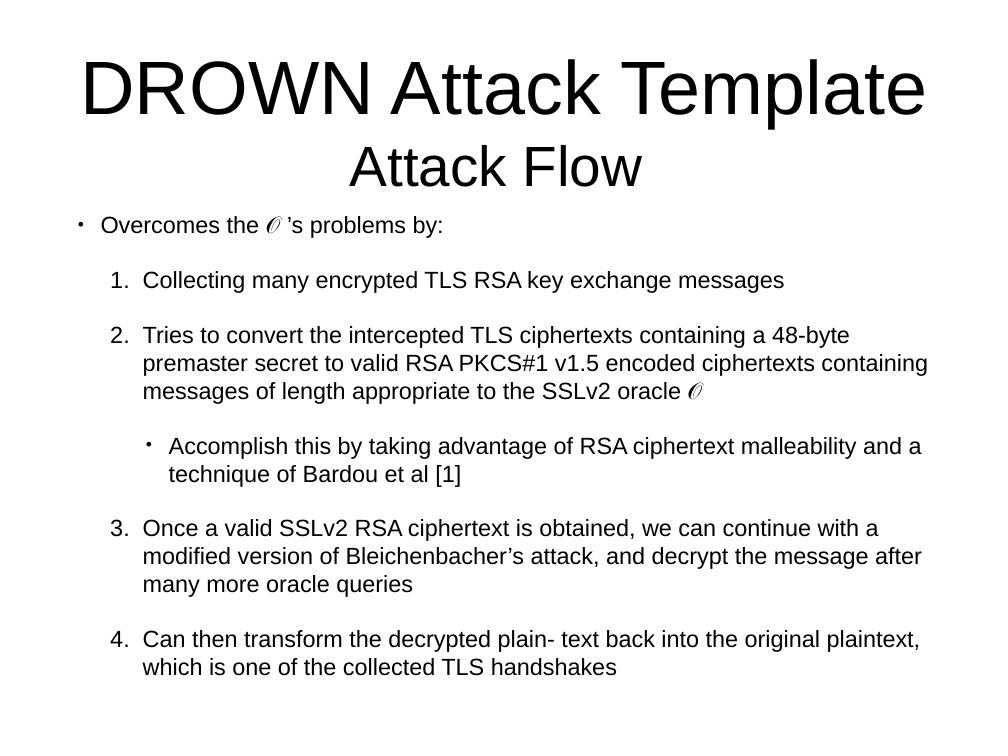
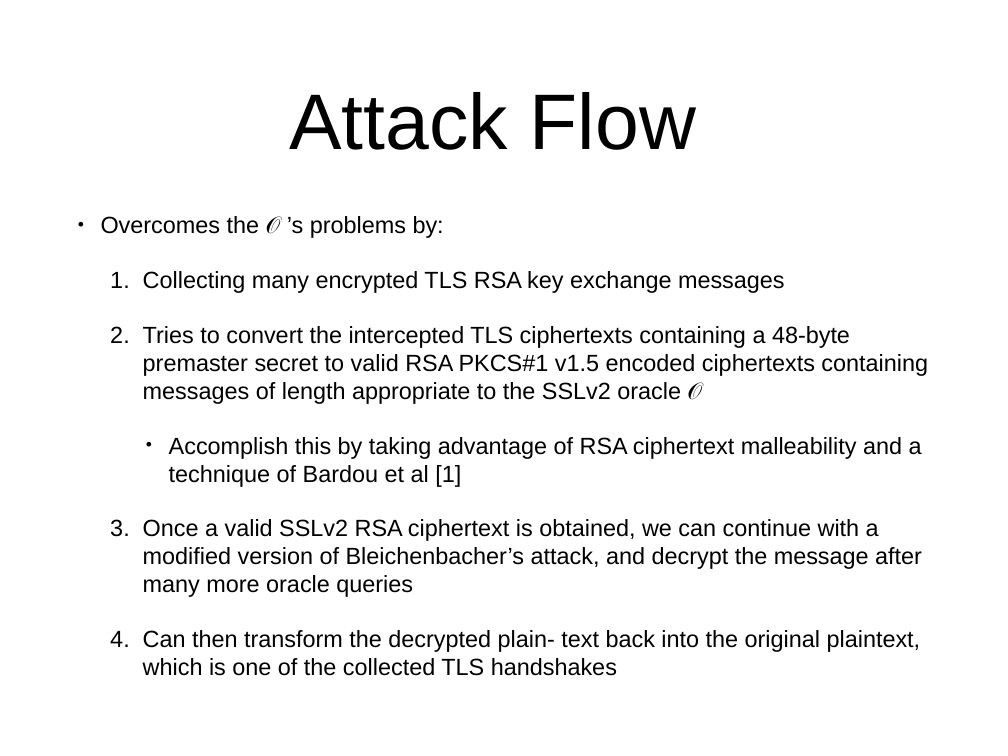
Before and after one commit to sftcd/cs7053, a slide deck: slide 12 of materials/Drown_Attack.pptx. Drawn at 1008x756 pixels with LibreOffice and Linux fonts; fonts in the diff are those of the drawing. Boxes give left, top, right and bottom in pixels: in the first picture for what was removed or moved away, otherwise in the second. Text is boxed around its words. In the diff, an @@ line names an element or a change of style, - is before the commit and + after.

Commit message:
Added a PDF version of the slides
Fixed formatting issues on the slides

```diff
--- a/materials/Drown_Attack.pptx
+++ b/materials/Drown_Attack.pptx
@@ title "Attack Flow" at (289,92,696,150): size 57.6 to 80 pt @@
@@ title at (80,59,927,128): paragraph removed @@
-DROWN Attack Template
```
Also in this commit, not shown: 14 other slides changed, 1 other file.
